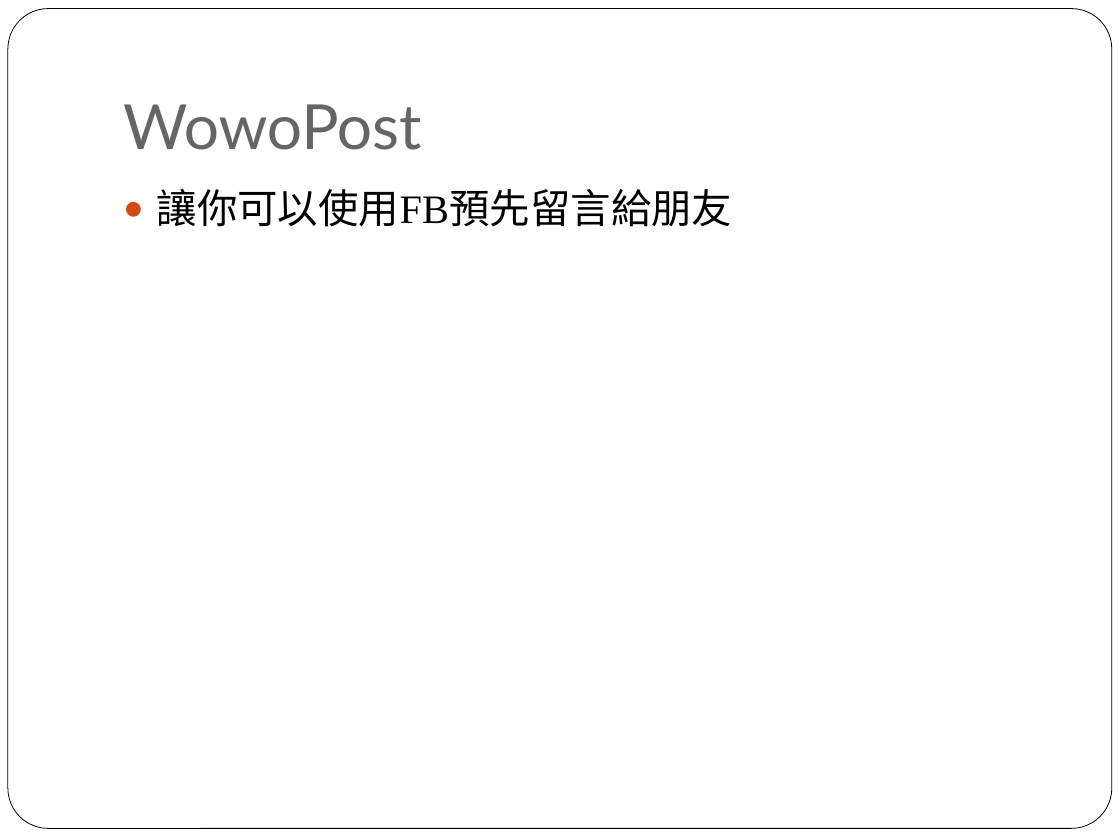
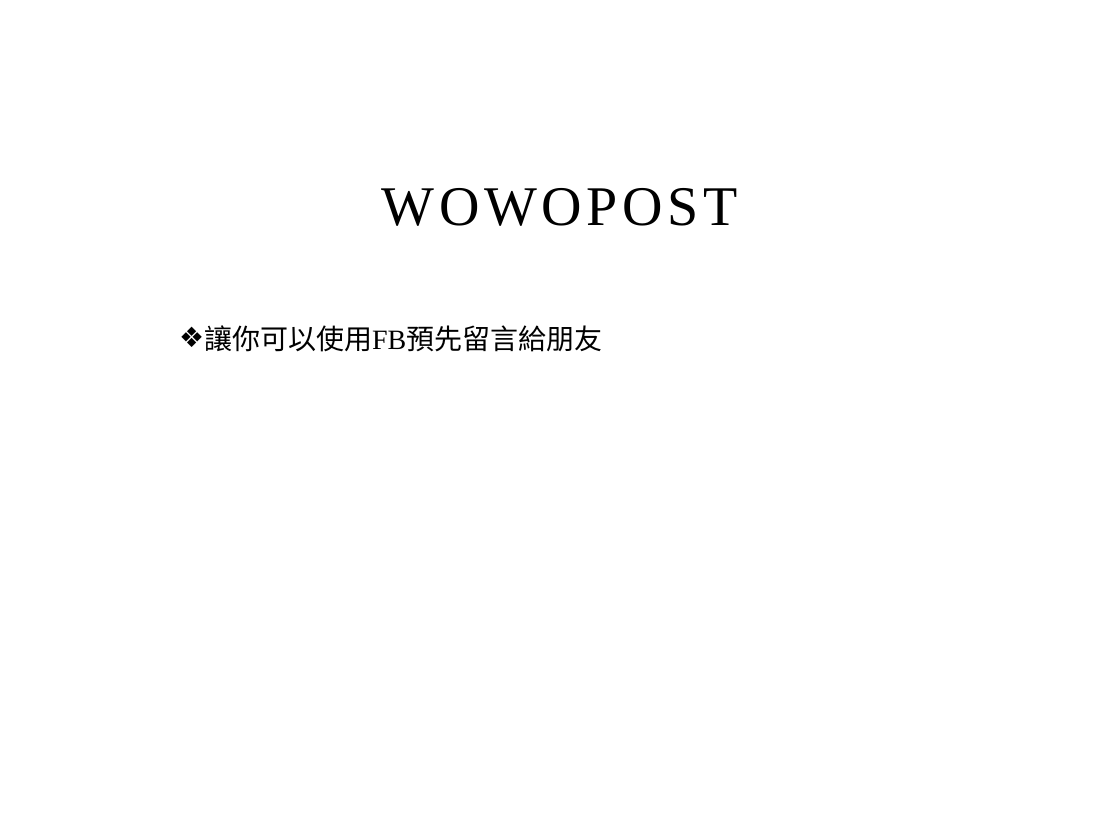
Before and after one commit to ZhongTing/wowoPost, a slide deck: slide 3 of ptt.pptx. Drawn at 1120x840 pixels with LibreOffice and Linux fonts; fonts in the diff are those of the drawing; background and template pictures are left out. Boxes give left, top, right and bottom in pixels: in the first picture for what was removed or moved away, otherwise in the second. Text is boxed around its words. In the diff, an @@ line names an element or a change of style, - is before the commit and + after.

```diff
--- a/ptt.pptx
+++ b/ptt.pptx
@@ rounded rectangle removed at bbox=[8, 9, 1112, 829] @@
@@ title at bbox=[382, 188, 738, 226]: text changed; size 40 to 36 pt; font Lato to Times New Roman; text colour #696464 to #000000 @@
-WowoPost
+WOWOPOST
@@ text "讓你可以使用FB預先留言給朋友": place and size @@
-text "讓你可以使用FB預先留言給朋友" at bbox=[157, 188, 733, 227]
+text "讓你可以使用FB預先留言給朋友" at bbox=[204, 325, 602, 352]
@@ text "讓你可以使用FB預先留言給朋友" at bbox=[204, 325, 602, 352]: size 26 to 18 pt; bullet ● to ❖; line spacing 1 to 1.5; less space between paragraphs @@
```
Also in this commit, not shown: 4 other slides changed, 2 slides added.
